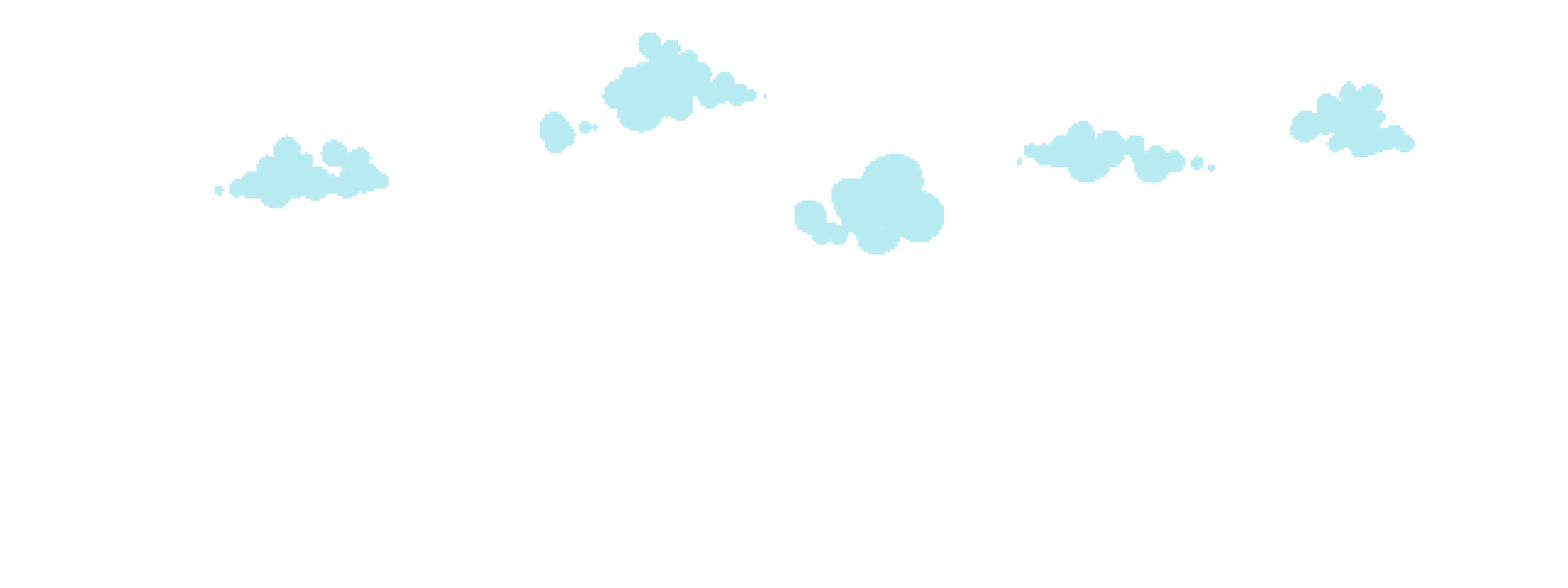
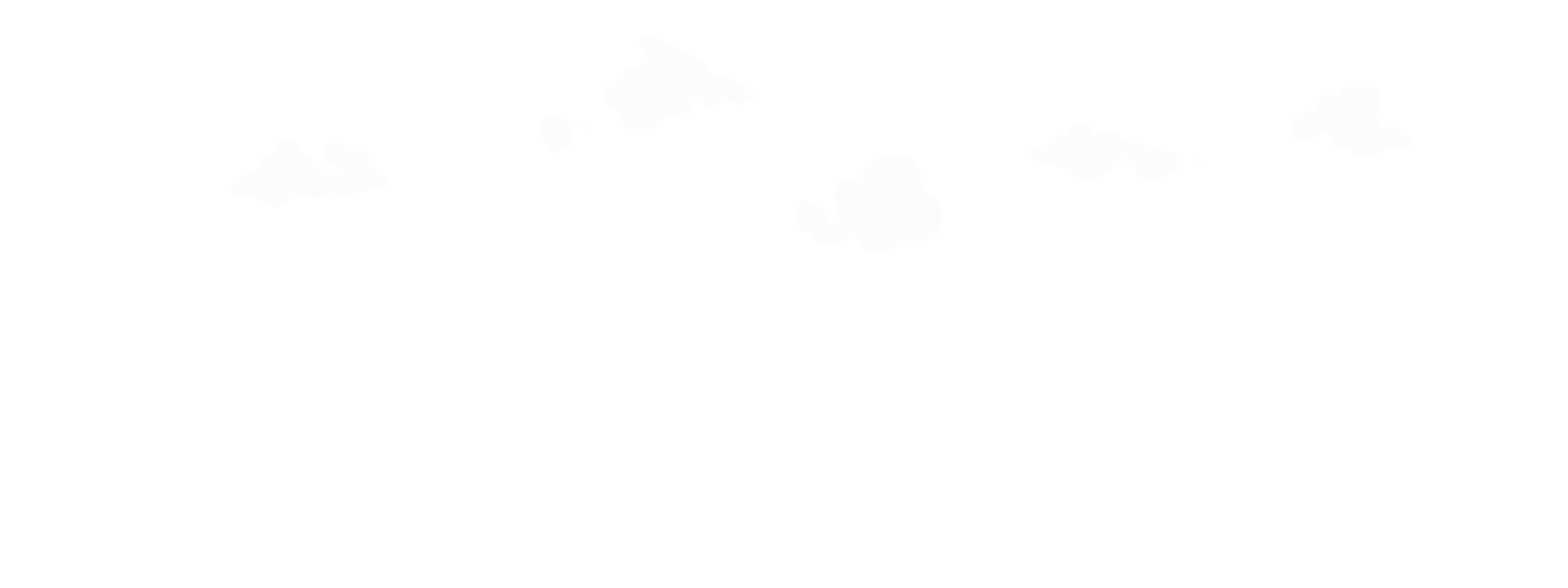
Before/after of a 1568 x 588 layered artwork. What changed in the layer stack:
hid "Layer 11" over [214, 32, 1428, 255]
painted on "Layer 6" over [214, 32, 1415, 255]
